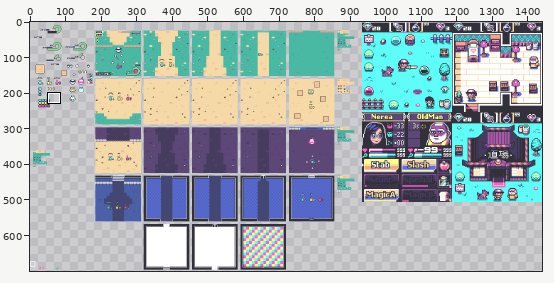
Two states of a pixel-art file, mock.aseprite. Above: a wide view before the commit, with the close-up outlined.
Close-up. First the earlier version:
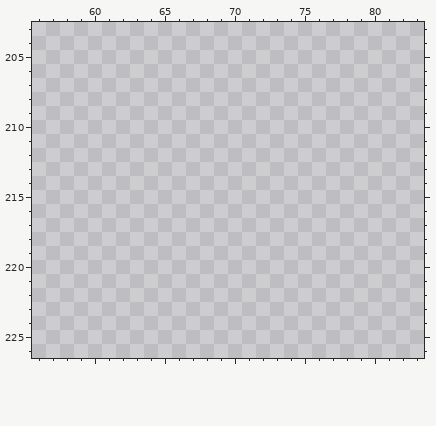
1440x720 pixels, 1 frame. Shown: x 56..83, y 203..226. The wide view leaves out empty margins.
Once edited:
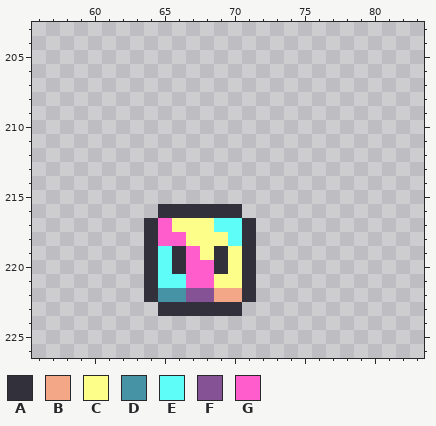
Palette (. is transparent): A #32313b  B #f3a787  C #fdfe89  D #4593a5  E #5efdf7  F #855395  G #ff5dcc
The edit:
Layer "Main":
y 216: x 65..70 ...... -> AAAAAA
y 217: x 64..71 ........ -> AGCCCEEA
y 218: x 64..71 ........ -> AGGCCCEA
y 219: x 64..71 ........ -> AEAGCACA
y 220: x 64..71 ........ -> AEAGGACA
y 221: x 64..71 ........ -> AEEGGCCA
y 222: x 64..71 ........ -> ADDFFBBA
y 223: x 65..70 ...... -> AAAAAA
